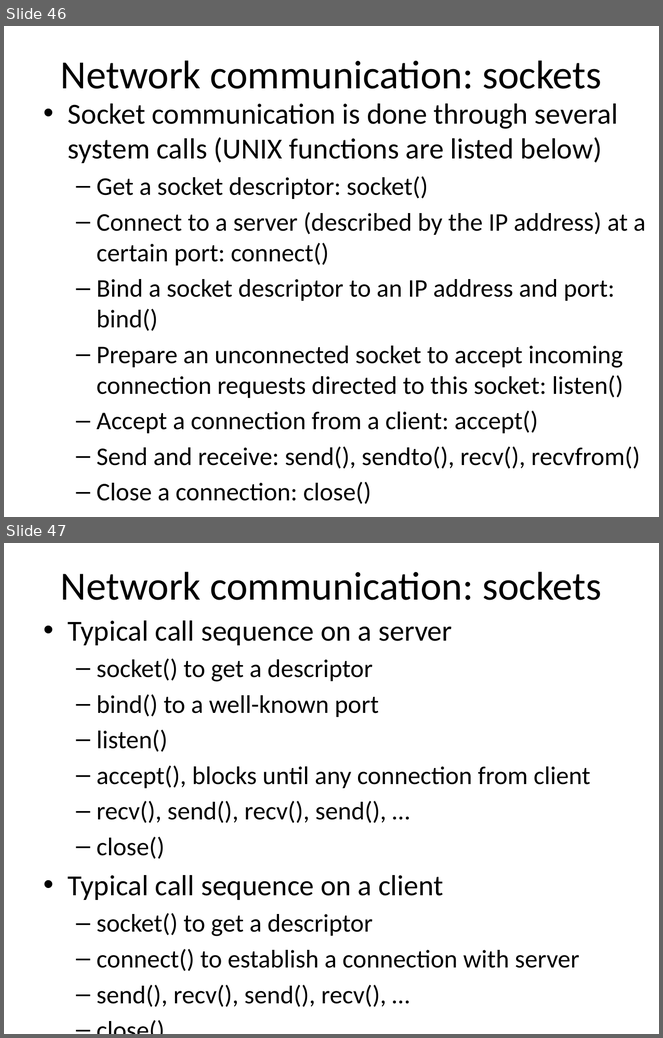
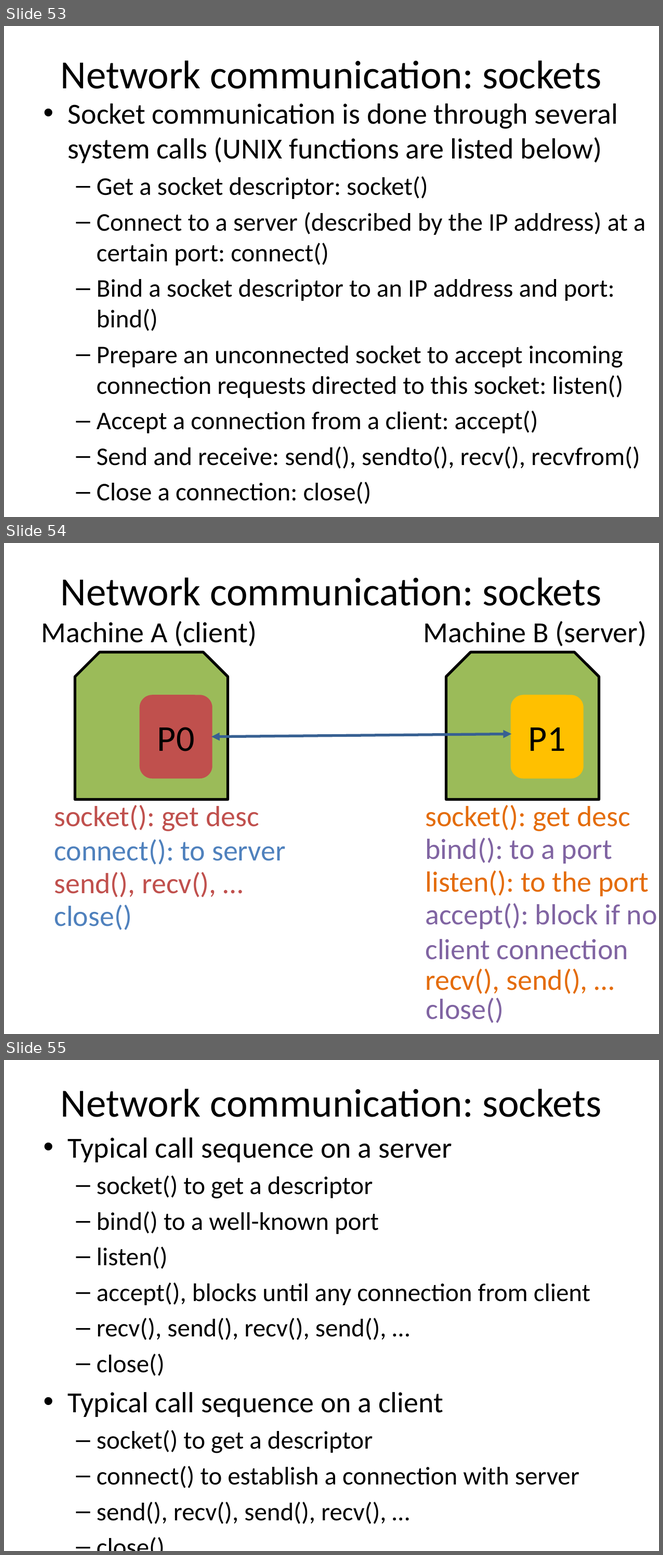
Before and after one commit to sidarth164/iitk-assignments, a slide deck: CS330/lectures/processes.pptx. Shown one above the other, each under a label of ours: slides 46 and 47 before the commit, slides 53, 54 and 55 after it. The pictures are 663x1038 and 663x1555 pixels, drawn with LibreOffice and Linux fonts; fonts in the diff are those of the drawing. Boxes give left, top, right and bottom in pixels: in the first picture for what was removed or moved away, otherwise in the second. Text is boxed around its words. In the diff, an @@ line names an element or a change of style, - is before the commit and + after.

```diff
--- a/CS330/lectures/processes.pptx
+++ b/CS330/lectures/processes.pptx
@@ slide 54 added at (4, 543, 659, 1034), background #FFFFFF @@
@@ title added at (61, 577, 602, 606), 44 pt, text #000000 @@
+Network communication: sockets
@@ text added at (41, 621, 257, 646), 32 pt, text #000000 @@
+Machine A (client)
@@ text added at (424, 621, 647, 646), 32 pt, text #000000 @@
+Machine B (server)
@@ snip same rect added at (75, 652, 228, 800), fill #9BBB59, outline #000000 3 pt @@
@@ snip same rect added at (446, 652, 599, 800), fill #9BBB59, outline #000000 3 pt @@
@@ rounded rectangle added at (140, 696, 211, 778), fill #C0504D, outline #C0504D 2 pt, 40 pt, text #000000 @@
+P0
@@ rounded rectangle added at (512, 696, 583, 778), fill #FFC000, outline #FFC000 2 pt, 40 pt, text #000000 @@
+P1
@@ double arrow added from (211, 737) to (512, 734), #376092 3 pt @@
@@ text added at (54, 805, 259, 832), 32 pt, text #C0504D @@
+socket(): get desc
@@ text added at (425, 805, 631, 832), 32 pt, text #E46C0A @@
+socket(): get desc
@@ text added at (425, 838, 612, 864), 32 pt, text #8064A2 @@
+bind(): to a port
@@ text added at (54, 839, 286, 865), 32 pt, text #4F81BD @@
+connect(): to server
@@ text added at (54, 872, 216, 898), 32 pt, text #C0504D @@
+send(), recv(), …
@@ text added at (425, 871, 649, 897), 32 pt, text #E46C0A @@
+listen(): to the port
@@ text added at (54, 905, 132, 930), 32 pt, text #4F81BD @@
+close()
@@ text added at (425, 903, 658, 960), 32 pt, text #8064A2 @@
+accept(): block if no
+client connection
@@ text added at (425, 969, 588, 994), 32 pt, text #E46C0A @@
+recv(), send(), …
@@ text added at (426, 998, 504, 1023), 32 pt, text #8064A2 @@
+close()
@@ what was slide 46 is now slide 53 @@
@@ what was slide 47 is now slide 55 @@
```
Also in this commit, not shown: 10 slides changed, 19 other slides added, 31 other files.
